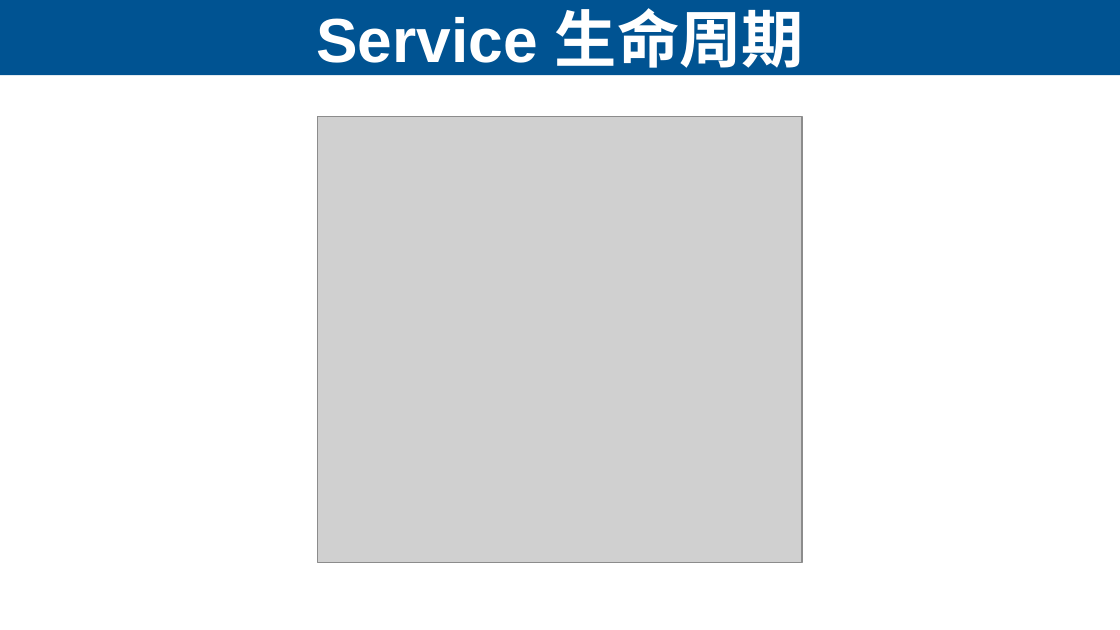
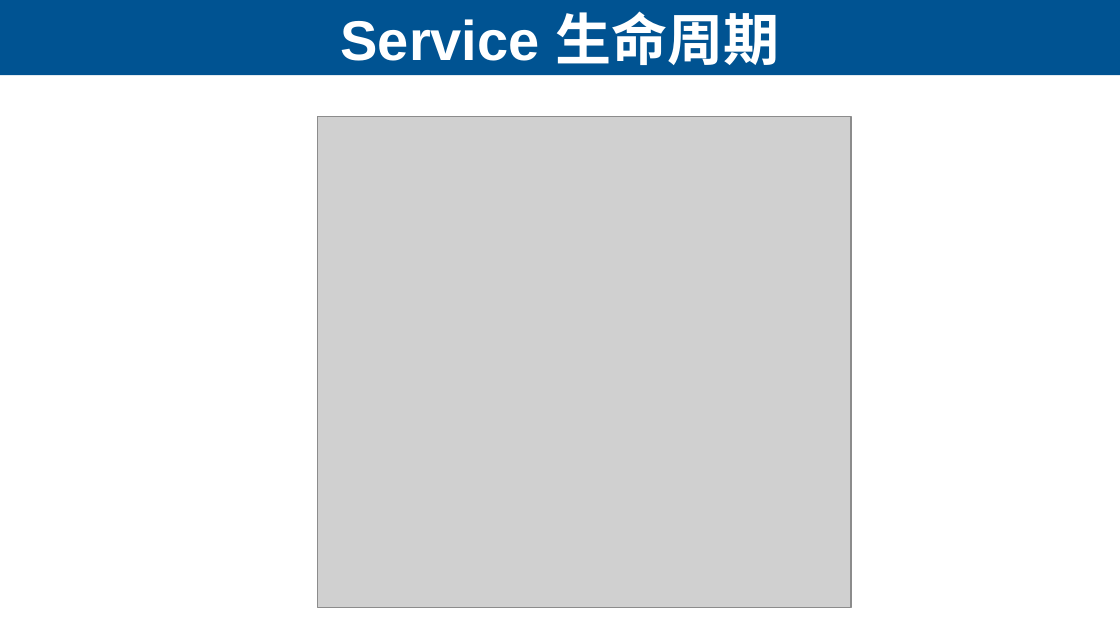
Before and after one commit to lihuanzhen2016/app-test-2019, a slide deck: slide 27 of ppt/07 Android App的开发-四大组件.pptx (slide 15 before the commit). Drawn at 1120x630 pixels with LibreOffice and Linux fonts; fonts in the diff are those of the drawing; grey boxes stand for pictures. Boxes give left, top, right and bottom in pixels: in the first picture for what was removed or moved away, otherwise in the second. Text is boxed around its words. In the diff, an @@ line names an element or a change of style, - is before the commit and + after.

```diff
--- a/ppt/07 Android App的开发-四大组件.pptx
+++ b/ppt/07 Android App的开发-四大组件.pptx
@@ title "Service 生命周期" at <box>341,11,779,65</box>: size 40 to 36 pt @@
@@ picture: place and size @@
-picture at <box>318,116,802,562</box>
+picture at <box>318,116,851,608</box>
```
Also in this commit, not shown: 18 other slides changed, 26 slides added, 7 slides removed, 1 other file.
